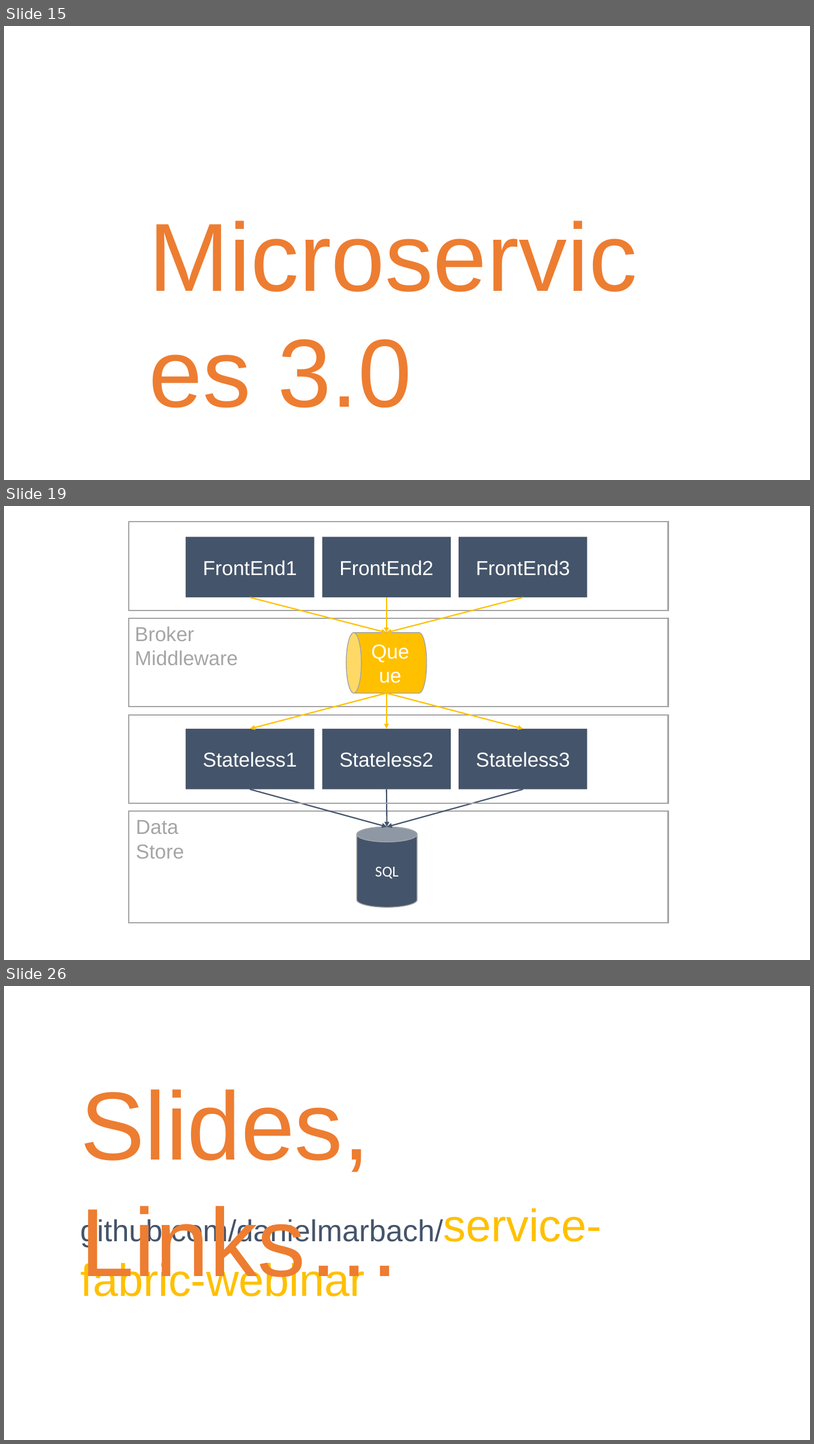
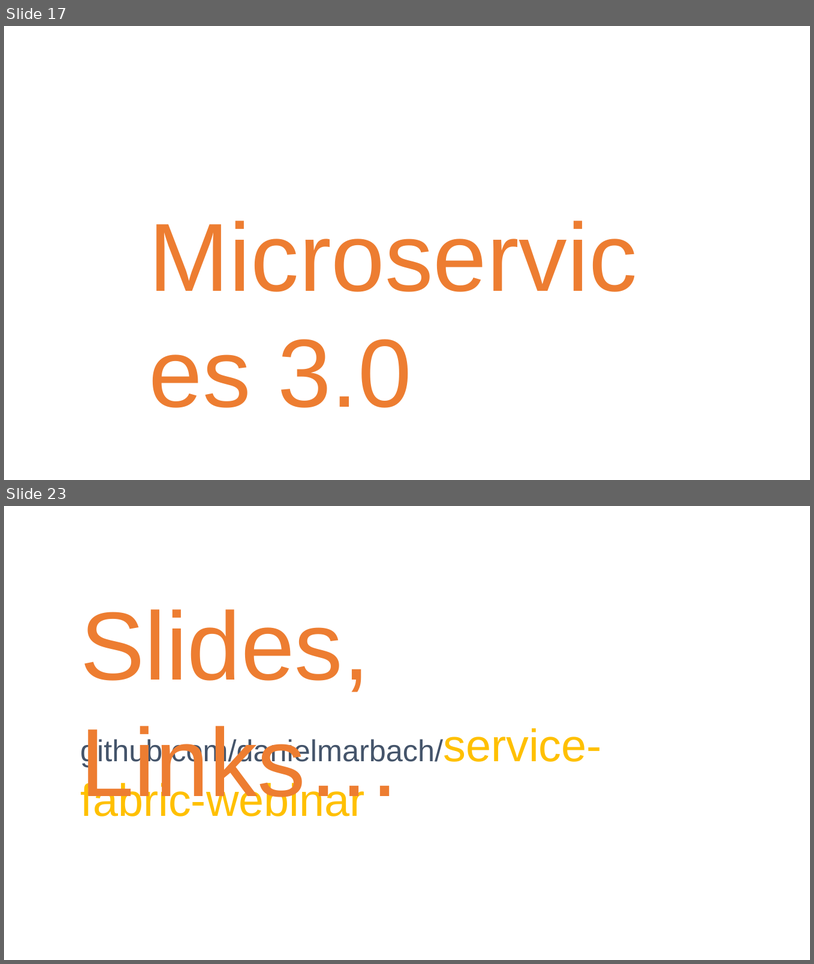
Before and after one commit to danielmarbach/service-fabric-webinar, a slide deck: Slides.pptx. Shown one above the other, each under a label of ours: slides 15, 19 and 26 before the commit, slides 17 and 23 after it; the slides between them are not shown. The pictures are 814x1444 and 814x964 pixels, drawn with LibreOffice and Linux fonts; fonts in the diff are those of the drawing. Boxes give left, top, right and bottom in pixels: in the first picture for what was removed or moved away, otherwise in the second. Text is boxed around its words. In the diff, an @@ line names an element or a change of style, - is before the commit and + after.

Commit message:
Slide updates

```diff
--- a/Slides.pptx
+++ b/Slides.pptx
@@ slide 19 removed at (4, 506, 810, 960), background #FFFFFF @@
@@ rectangle removed at (129, 522, 669, 610) @@
@@ rectangle removed at (186, 537, 315, 597) @@
-FrontEnd1
@@ rectangle removed at (322, 537, 451, 597) @@
-FrontEnd2
@@ rectangle removed at (459, 537, 588, 597) @@
-FrontEnd3
@@ arrow removed from (250, 597) to (387, 633) @@
@@ arrow removed from (387, 597) to (387, 633) @@
@@ arrow removed from (523, 597) to (387, 633) @@
@@ rectangle removed at (129, 619, 669, 707) @@
@@ text removed at (135, 627, 238, 665) @@
-Broker Middleware
@@ cylinder removed at (347, 633, 427, 693) @@
-Queue
@@ arrow removed from (387, 693) to (250, 729) @@
@@ arrow removed from (387, 693) to (387, 729) @@
@@ arrow removed from (387, 693) to (523, 729) @@
@@ rectangle removed at (129, 715, 669, 803) @@
@@ rectangle removed at (186, 729, 315, 789) @@
-Stateless1
@@ rectangle removed at (322, 729, 451, 789) @@
-Stateless2
@@ rectangle removed at (459, 729, 588, 789) @@
-Stateless3
@@ arrow removed from (250, 789) to (387, 826) @@
@@ arrow removed from (523, 789) to (387, 826) @@
@@ arrow removed from (387, 789) to (387, 826) @@
@@ rectangle removed at (129, 811, 669, 923) @@
@@ text removed at (136, 820, 184, 858) @@
-Data Store
@@ cylinder removed at (357, 826, 417, 907) @@
-SQL
@@ what was slide 15 is now slide 17 @@
@@ what was slide 26 is now slide 23 @@
```
Also in this commit, not shown: 7 slides added, 9 other slides removed, 1 other file.
